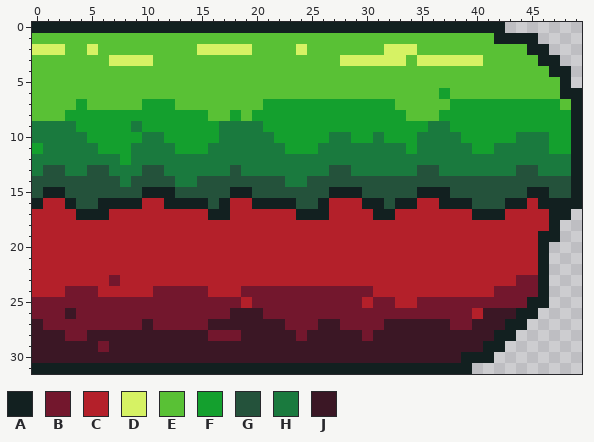
Two states of a pixel-art file, assets/images/walls/platform-ground-right.aseprite. Above is the file before it was changed.
50x32 pixels, 1 frame.
Palette (. is transparent): A #122020  B #73172d  C #b4202a  D #d6f264  E #59c135  F #14a02e  G #24523b  H #1a7a3e  J #3b1725
Once edited:
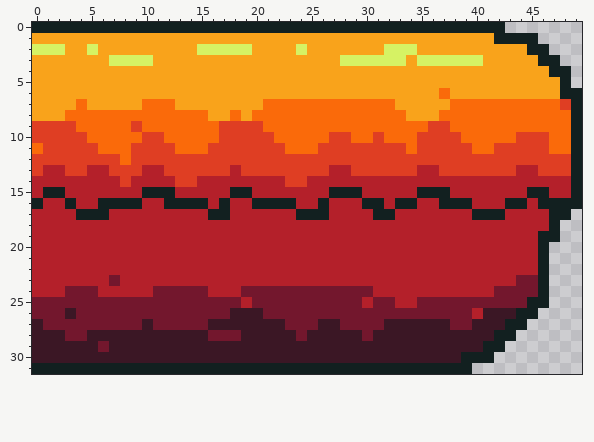
From old to new:
colour E: #59c135 -> #f9a31b
colour F: #14a02e -> #fa6a0a
colour H: #1a7a3e -> #df3e23
Changed rows in their new state; - is a pixel that keeps its letter.
Layer "tile-platform_ground_corner-right":
first column x 48:
 7 H
first column x 0:
13 -CC--CC---CC------C--------CC------CC-------CC---
14 CCCCCCCC-CCCC--CCCCCCCC--CCCCCCCCCCCCCCCCCCCCCCCC
15 C--CCCCCCC---CCCCC--CCCCCCC---CCCCC---CCCCCCC--CC
16 ----CC----------C-------CC------C-------CCC------
